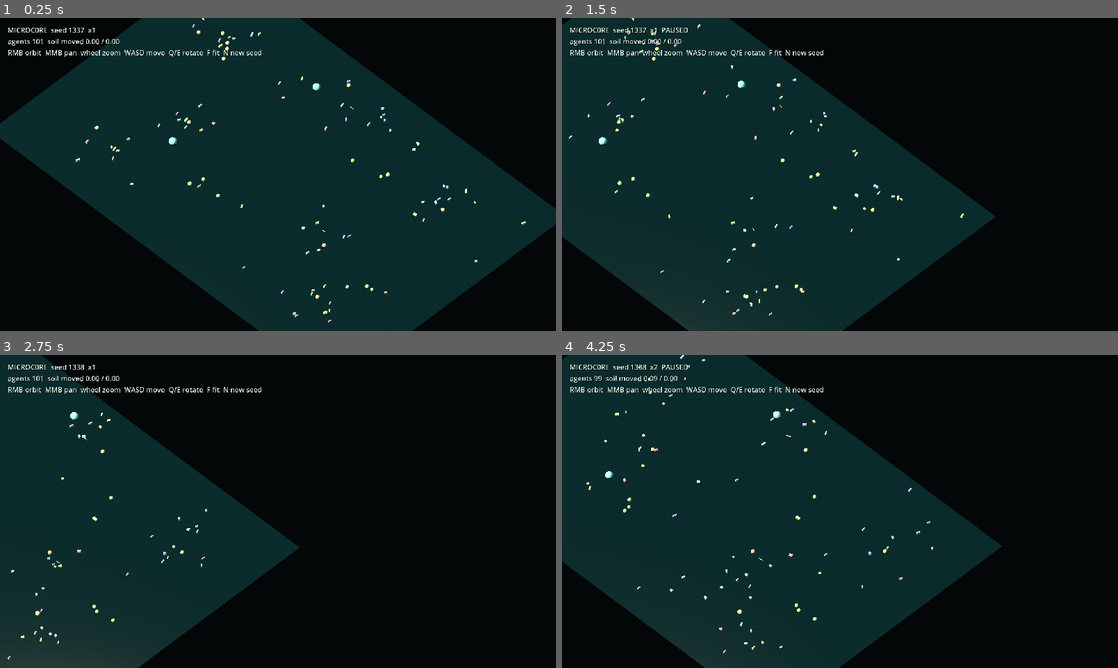
Above: before the commit, frames 1-4 (two rows, left to right).
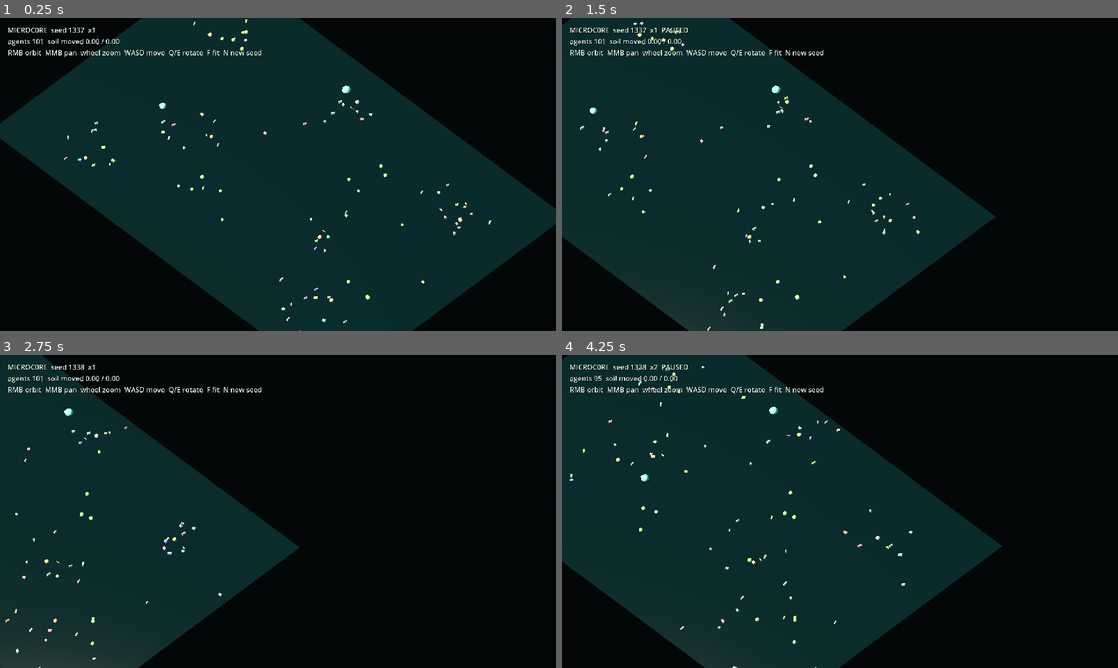
Above: after the commit, the same moments.

Repository: Rzbck/MicroC0re
Game: Godot game, scene res://src/app/main.tscn
The game is run twice, just before and just after one commit, with the same random seed, the same clock (stepped at 60 frames per second) and the same inputs.
Inputs (mouse positions are in pixels of both pictures, inside the frame that each line leads up to):
- Up to frame 1 (0.25 s): no input
- Up to frame 2 (1.5 s): tap Enter at 0.5 s; move the mouse to (962, 158) at 0.52 s; hold D 0.53-1.25 s; tap F at 0.6 s; click (962, 158) at 0.67 s; tap Space at 0.77 s; drag from (728, 190) to (812, 237) at 1.27 s
- Up to frame 3 (2.75 s): tap Space at 2 s; move the mouse to (333, 442) at 2.02 s; hold D from 2.03 s (still down); tap N at 2.1 s
- Up to frame 4 (4.25 s): release D at 2.75 s; drag from (812, 574) to (673, 464) at 2.77 s; move the mouse to (1006, 558) at 3.52 s; hold A from 3.53 s (still down); tap 2 at 3.6 s; tap Space at 3.77 s

The runs differ from the first frame. In frame 1, 1.0% of the frame differs, in the area x 11-95%, y 0-100%; in frame 2, 0.9%; in frame 3, 0.5%; in frame 4, 0.9%.

Commit message:
Let physical capabilities cross old species boundaries

Diff:
--- a/src/app/isometric_ecosystem.gd
+++ b/src/app/isometric_ecosystem.gd
@@ -32,6 +32,7 @@
 var dig_renderer: MultiMeshInstance3D
 var egg_renderer: MultiMeshInstance3D
 var armor_renderer: MultiMeshInstance3D
+var fragment_renderer: MultiMeshInstance3D
 var hud: Label
 
 var orbiting: bool = false
@@ -189,6 +190,11 @@
 		"ArmorMorphology",
 		_sphere_mesh(0.68),
 		768
+	)
+	fragment_renderer = _make_renderer(
+		"CapabilityFragments",
+		_box_mesh(Vector3(0.26, 0.26, 0.26)),
+		64
 	)
 
 
@@ -517,6 +523,7 @@
 		6
 	)
 	_update_capability_morphology()
+	_update_capability_fragments()
 
 
 func _update_group(
@@ -718,6 +725,39 @@
 	dig_mm.visible_instance_count = dig_count
 	egg_mm.visible_instance_count = egg_count
 	armor_mm.visible_instance_count = armor_count
+
+
+func _update_capability_fragments() -> void:
+	var mm: MultiMesh = fragment_renderer.multimesh
+	var count: int = mini(
+		terrain.capability_fragments.size(),
+		mm.instance_count
+	)
+	mm.visible_instance_count = count
+	for i in range(count):
+		var fragment: Dictionary = terrain.capability_fragments[i]
+		var p: Vector2 = Vector2(fragment["position"])
+		var h: float = terrain.sample_height(p)
+		var pulse: float = 0.78 + 0.14 * sin(
+			float(int(fragment["id"]) * 11) + float(fragment["age"]) * 2.2
+		)
+		var scale := Vector3.ONE * pulse
+		var origin := Vector3(
+			p.x - float(sim.world_size.x) * 0.5,
+			h + 0.24,
+			p.y - float(sim.world_size.y) * 0.5
+		)
+		mm.set_instance_transform(
+			i,
+			Transform3D(
+				Basis.IDENTITY.scaled(scale),
+				origin
+			)
+		)
+		mm.set_instance_color(
+			i,
+			Color(0.62, 0.86, 0.78, 0.82)
+		)
 
 
 func _make_renderer(
--- a/src/simulation/bacterium.gd
+++ b/src/simulation/bacterium.gd
@@ -128,6 +128,7 @@
 var physical_climb: float = 0.0
 var physical_oviposit: float = 0.0
 var physical_armor: float = 0.0
+var capability_mix_events: int = 0
 
 func _init(
 	p_id: int,
--- a/src/simulation/ciliate.gd
+++ b/src/simulation/ciliate.gd
@@ -50,6 +50,7 @@
 var physical_climb: float = 0.0
 var physical_oviposit: float = 0.0
 var physical_armor: float = 0.0
+var capability_mix_events: int = 0
 
 func _init(
 	p_id: int,
--- a/src/simulation/decomposer_yeast.gd
+++ b/src/simulation/decomposer_yeast.gd
@@ -46,6 +46,7 @@
 var physical_climb: float = 0.0
 var physical_oviposit: float = 0.0
 var physical_armor: float = 0.0
+var capability_mix_events: int = 0
 
 func _init(
 	p_id: int,
--- a/src/simulation/flagellate.gd
+++ b/src/simulation/flagellate.gd
@@ -47,6 +47,7 @@
 var physical_climb: float = 0.0
 var physical_oviposit: float = 0.0
 var physical_armor: float = 0.0
+var capability_mix_events: int = 0
 
 func _init(
 	p_id: int,
--- a/src/simulation/hyphal_colony.gd
+++ b/src/simulation/hyphal_colony.gd
@@ -43,6 +43,7 @@
 var physical_climb: float = 0.0
 var physical_oviposit: float = 0.0
 var physical_armor: float = 0.0
+var capability_mix_events: int = 0
 
 func _init(p_id: int, root: Vector2, p_phase: float = 0.0) -> void:
 	id = p_id
--- a/src/simulation/living_terrain.gd
+++ b/src/simulation/living_terrain.gd
@@ -19,6 +19,16 @@
 var revision: int = 0
 var excavated_total: float = 0.0
 var deposited_total: float = 0.0
+
+# Bounded mobile physical cassettes. When an organism disappears, one sampled
+# capability module can remain in the environment for a short time. Any current
+# family with enough evolved assimilation expression can acquire it.
+const CAPABILITY_FRAGMENT_LIMIT := 64
+const CAPABILITY_FRAGMENT_LIFETIME := 22.0
+var capability_fragments: Array = []
+var _known_agents: Dictionary = {}
+var _fragment_scan_accumulator: float = 0.0
+var _next_fragment_id: int = 1
 
 
 func _init(seed_value: int = 1, p_world_size: Vector2 = Vector2(192.0, 128.0)) -> void:
@@ -124,11 +134,194 @@
 	_advance_group(sim, sim.decomposers, dt, true)
 	_advance_group(sim, sim.hyphae, dt, false)
 
+	_advance_capability_fragments(sim, dt)
+
 	_relax_accumulator += dt
 	if _relax_accumulator >= 0.10:
 		var relax_dt: float = _relax_accumulator
 		_relax_accumulator = 0.0
 		_relax_slopes(relax_dt)
+
+
+
+func _advance_capability_fragments(sim: Variant, dt: float) -> void:
+	_fragment_scan_accumulator += dt
+	for fragment in capability_fragments:
+		fragment["age"] = float(fragment["age"]) + dt
+
+	var survivors: Array = []
+	for fragment in capability_fragments:
+		if float(fragment["age"]) < CAPABILITY_FRAGMENT_LIFETIME:
+			survivors.append(fragment)
+	capability_fragments = survivors
+
+	if _fragment_scan_accumulator < 0.20:
+		return
+	var scan_dt: float = _fragment_scan_accumulator
+	_fragment_scan_accumulator = 0.0
+
+	var agents: Array = _all_agents(sim)
+	var current: Dictionary = {}
+	for agent in agents:
+		if agent == null or bool(agent.dying) or agent.physical_genome == null:
+			continue
+		var agent_id: int = int(agent.id)
+		current[agent_id] = {
+			"position": Vector2(agent.position),
+			"module": agent.physical_genome.module_for_transfer(
+				agent_id + _terrain_tick
+			),
+		}
+
+	for old_id in _known_agents.keys():
+		if current.has(old_id):
+			continue
+		var record: Dictionary = _known_agents[old_id]
+		var module_data: Dictionary = (
+			record.get("module", {}) as Dictionary
+		)
+		if module_data.is_empty():
+			continue
+		if capability_fragments.size() >= CAPABILITY_FRAGMENT_LIMIT:
+			capability_fragments.pop_front()
+		capability_fragments.append({
+			"id": _next_fragment_id,
+			"source_id": int(old_id),
+			"position": Vector2(record["position"]),
+			"module": module_data.duplicate(true),
+			"age": 0.0,
+		})
+		_next_fragment_id += 1
+
+	_known_agents = current
+	if capability_fragments.is_empty():
+		return
+
+	var remaining: Array = []
+	for fragment in capability_fragments:
+		var recipient: Variant = _nearest_capability_recipient(
+			agents,
+			Vector2(fragment["position"]),
+			int(fragment["source_id"])
+		)
+		if recipient == null:
+			remaining.append(fragment)
+			continue
+
+		var signals: Array = [
+			1.0,
+			0.15,
+			0.0,
+			clampf(float(recipient.energy) / 4.0, 0.0, 1.0),
+			clampf(
+				float(sim.detritus.sample_world(
+					Vector2(recipient.position)
+				)) * 4.0,
+				0.0,
+				1.0
+			),
+			clampf(
+				float(sim.sample_light(Vector2(recipient.position))),
+				0.0,
+				1.0
+			),
+			0.30,
+		]
+		var assimilation: float = float(
+			recipient.physical_genome.expression(
+				PhysicalCapabilityGenomeScript.CAP_ASSIMILATE,
+				signals
+			)
+		)
+		var probability: float = clampf(
+			assimilation * 0.045 * scan_dt,
+			0.0,
+			0.16
+		)
+		var roll: float = _stable_roll(
+			int(fragment["id"]),
+			int(recipient.id),
+			_terrain_tick
+		)
+		if roll >= probability:
+			remaining.append(fragment)
+			continue
+
+		if recipient.physical_genome.integrate_module(
+			fragment["module"],
+			_seeded_event_rng(
+				int(fragment["id"]),
+				int(recipient.id)
+			)
+		):
+			recipient.capability_mix_events = (
+				int(recipient.capability_mix_events) + 1
+			)
+			recipient.energy = maxf(
+				0.0,
+				float(recipient.energy) - 0.08
+			)
+		else:
+			remaining.append(fragment)
+
+	capability_fragments = remaining
+
+
+func _nearest_capability_recipient(
+	agents: Array,
+	position: Vector2,
+	source_id: int
+) -> Variant:
+	var best: Variant = null
+	var best_distance_sq: float = 2.8 * 2.8
+	for agent in agents:
+		if (
+			agent == null
+			or bool(agent.dying)
+			or int(agent.id) == source_id
+			or agent.physical_genome == null
+		):
+			continue
+		var distance_sq: float = position.distance_squared_to(
+			Vector2(agent.position)
+		)
+		if distance_sq < best_distance_sq:
+			best_distance_sq = distance_sq
+			best = agent
+	return best
+
+
+func _all_agents(sim: Variant) -> Array:
+	var agents: Array = []
+	agents.append_array(sim.bacteria)
+	agents.append_array(sim.protozoa)
+	agents.append_array(sim.ciliates)
+	agents.append_array(sim.flagellates)
+	agents.append_array(sim.microalgae)
+	agents.append_array(sim.decomposers)
+	agents.append_array(sim.hyphae)
+	return agents
+
+
+func _stable_roll(a: int, b: int, tick: int) -> float:
+	var value: int = a * 73856093
+	value ^= b * 19349663
+	value ^= tick * 83492791
+	value &= 0x7fffffff
+	return float(value % 1000003) / 1000003.0
+
+
+func _seeded_event_rng(a: int, b: int) -> RandomNumberGenerator:
+	var event_rng := RandomNumberGenerator.new()
+	event_rng.seed = (
+		int(fixed_seed) * 92821
+		+ a * 68917
+		+ b * 31337
+		+ _terrain_tick * 17
+	)
+	return event_rng
+
+
 
 
 func _advance_group(
--- a/src/simulation/microalga.gd
+++ b/src/simulation/microalga.gd
@@ -46,6 +46,7 @@
 var physical_climb: float = 0.0
 var physical_oviposit: float = 0.0
 var physical_armor: float = 0.0
+var capability_mix_events: int = 0
 
 func _init(
 	p_id: int,
--- a/src/simulation/physical_capability_genome.gd
+++ b/src/simulation/physical_capability_genome.gd
@@ -8,7 +8,8 @@
 const CAP_CLIMB := 4
 const CAP_OVIPOSIT := 5
 const CAP_ARMOR := 6
-const CAP_COUNT := 7
+const CAP_ASSIMILATE := 7
+const CAP_COUNT := 8
 
 const SENSOR_ALWAYS := 0
 const SENSOR_SLOPE := 1
@@ -119,6 +120,14 @@
 		1,
 		_innovation(p_rng)
 	)
+	_add_module(
+		CAP_ASSIMILATE,
+		p_rng.randf_range(0.05, 0.24),
+		SENSOR_DETRITUS,
+		p_rng.randf_range(0.10, 0.62),
+		1,
+		_innovation(p_rng)
+	)
 
 	if p_rng.randf() < 0.24 and modules.size() < MAX_MODULES:
 		var source: Dictionary = (
--- a/src/simulation/protozoan.gd
+++ b/src/simulation/protozoan.gd
@@ -48,6 +48,7 @@
 var physical_climb: float = 0.0
 var physical_oviposit: float = 0.0
 var physical_armor: float = 0.0
+var capability_mix_events: int = 0
 
 func _init(
 	p_id: int,
--- a/tests/smoke_test.gd
+++ b/tests/smoke_test.gd
@@ -106,6 +106,28 @@
 		errors.append("evolution: physical capability genome escaped bounds")
 	if not saw_physical_structure:
 		errors.append("evolution: physical capability structural mutation absent")
+
+	var recipient_physical = PhysicalCapabilityGenomeScript.new()
+	recipient_physical.configure_founder(
+		physical_rng,
+		PhysicalCapabilityGenomeScript.PROFILE_PRODUCER
+	)
+	var donor_module := {
+		"kind": PhysicalCapabilityGenomeScript.CAP_DIG,
+		"strength": 1.7,
+		"sensor": PhysicalCapabilityGenomeScript.SENSOR_ALWAYS,
+		"threshold": 0.2,
+		"polarity": 1,
+		"innovation": 909090,
+	}
+	var module_count_before: int = recipient_physical.modules.size()
+	if not recipient_physical.integrate_module(
+		donor_module,
+		physical_rng
+	):
+		errors.append("evolution: cross-lineage physical module merge failed")
+	if recipient_physical.modules.size() < module_count_before:
+		errors.append("evolution: capability merge unexpectedly lost structure")
 
 		# Regression: dense producer biomass must reduce local effective light.
 	# This is a biome feedback, not a renderer-only tint.
Not shown, changed: docs/EVOLUTION.md
Not shown, changed: docs/STATUS.md
